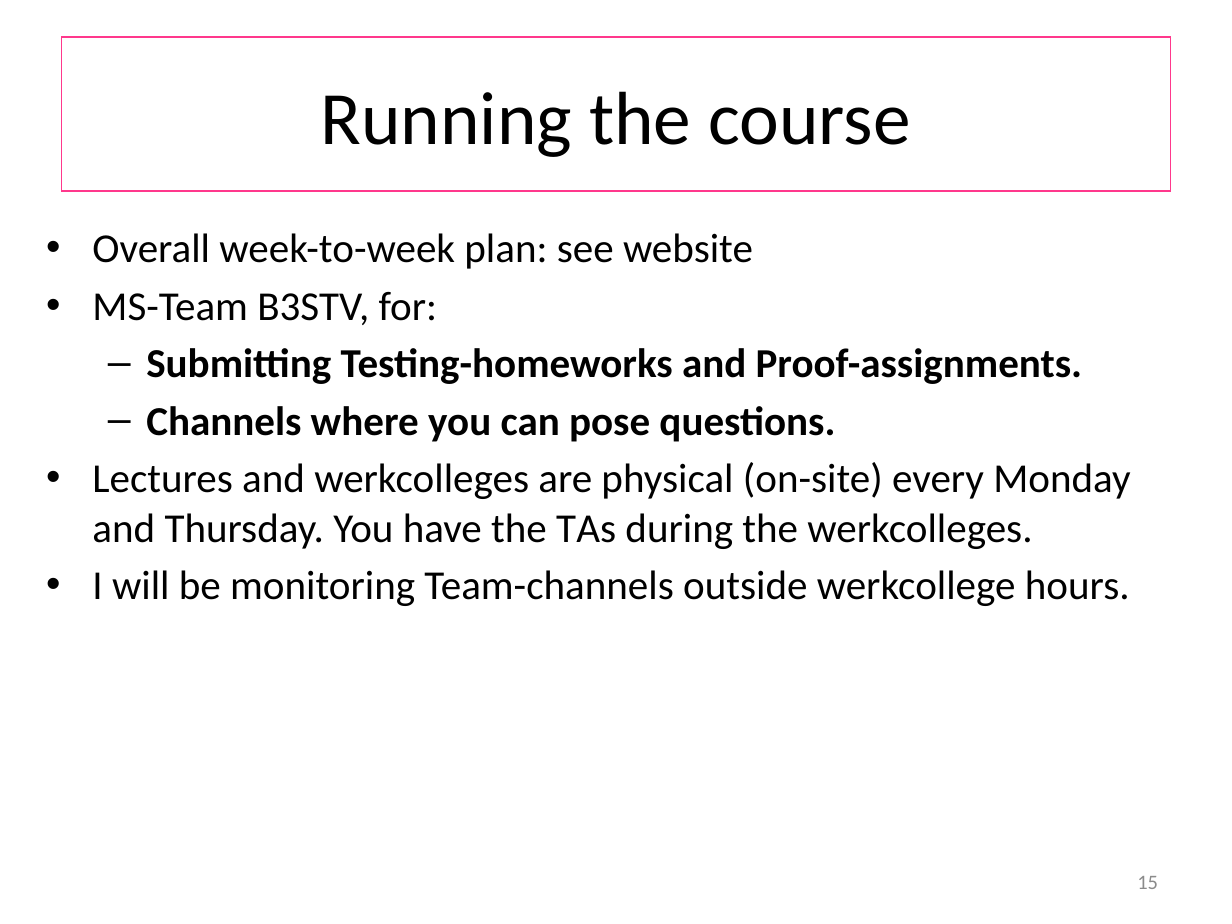
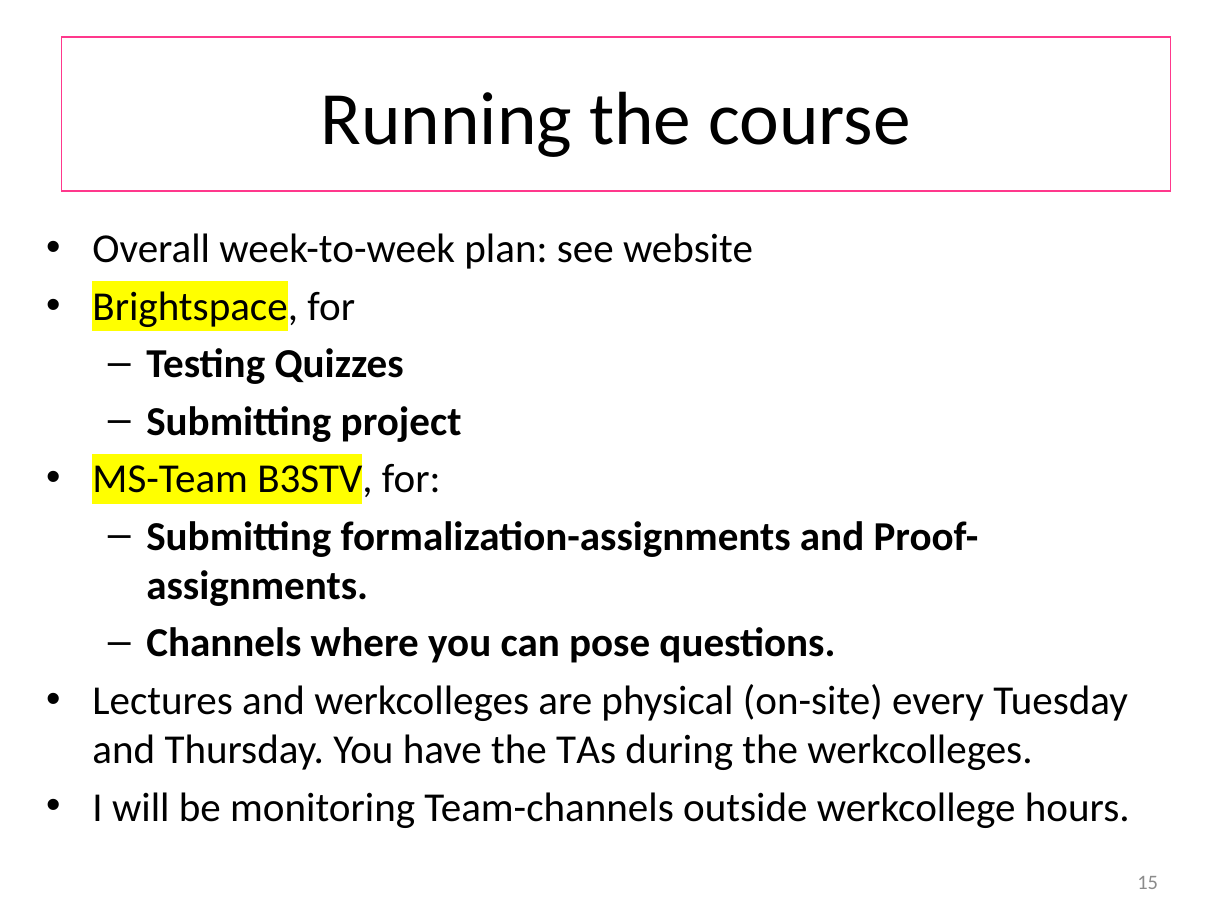
Before and after one commit to wooshrow/b3stv, a slide deck: slide 15 of slides/organization.pptx. Drawn at 1232x924 pixels with LibreOffice and Linux fonts; fonts in the diff are those of the drawing. Boxes give left, top, right and bottom in pixels: in the first picture for what was removed or moved away, otherwise in the second. Text is boxed around its words. In the diff, an @@ line names an element or a change of style, - is before the commit and + after.

```diff
--- a/slides/organization.pptx
+++ b/slides/organization.pptx
@@ text at (92,286,462,442): paragraphs added @@
+• Brightspace, for
+  – Testing Quizzes
+  – Submitting project
@@ text at (92,459,441,503): highlight none to #FFFF00 in "MS-Team B3STV," @@
@@ text at (146,521,979,606): text changed @@
-  – Submitting Testing-homeworks and Proof-assignments.
+  – Submitting formalization-assignments and Proof-assignments.
@@ text at (92,684,1128,770): text changed @@
-• Lectures and werkcolleges are physical (on-site) every Monday and Thursday. You have the TAs during the werkcolleges.
+• Lectures and werkcolleges are physical (on-site) every Tuesday and Thursday. You have the TAs during the werkcolleges.
```
Also in this commit, not shown: 10 other slides changed, 7 other files.
